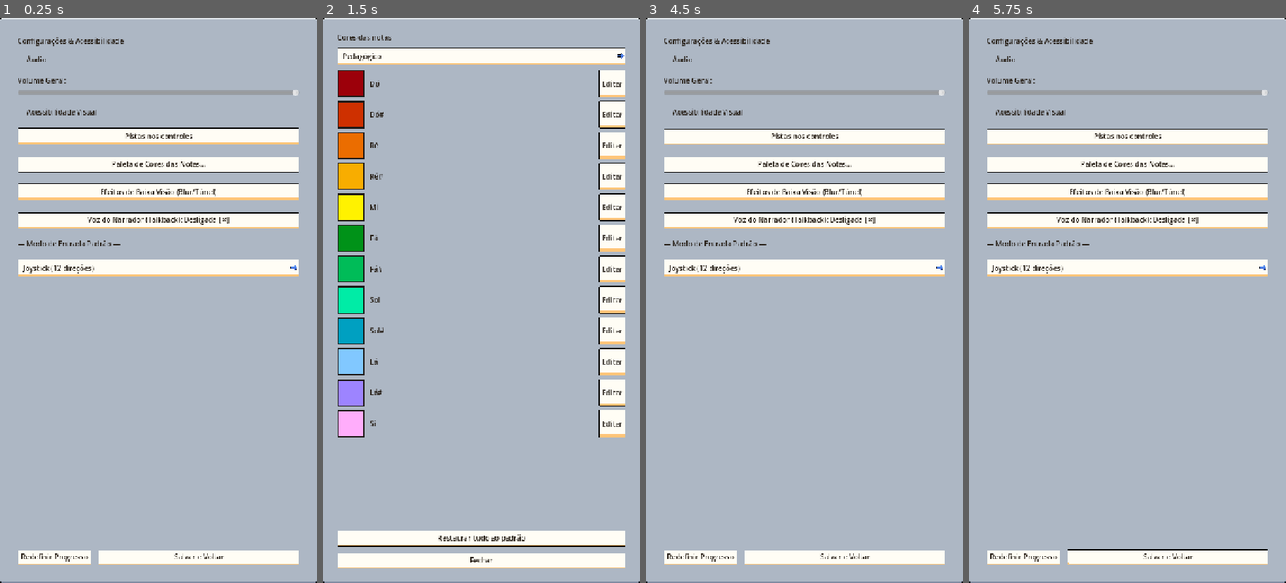
Above: before the commit, frames 1-4 (left to right).
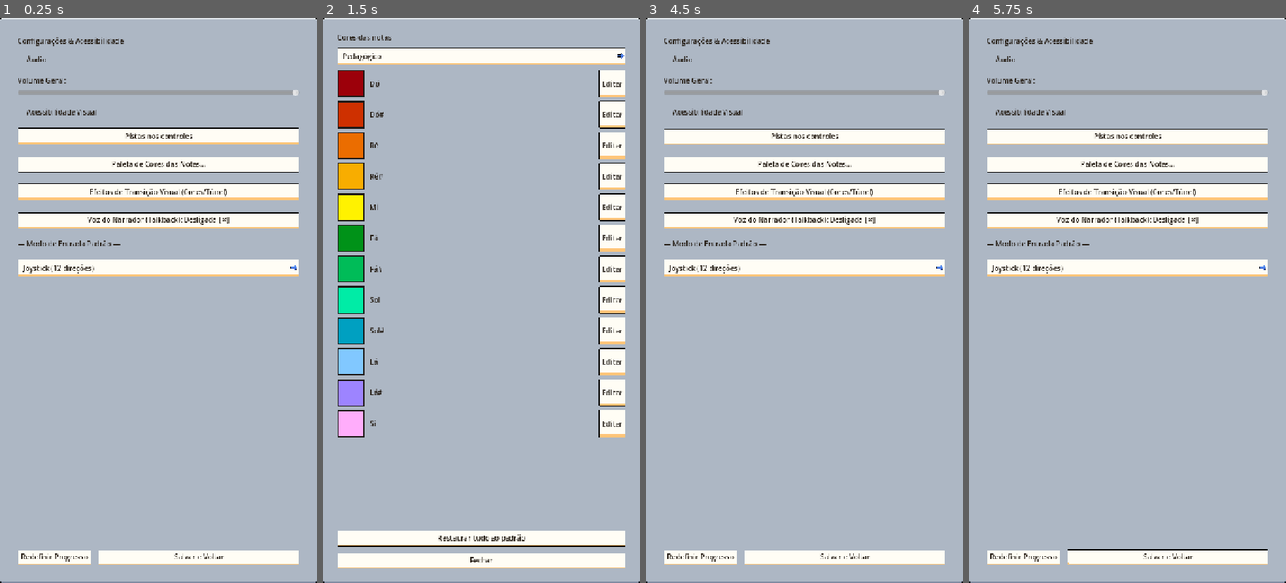
Above: after the commit, the same moments.

Repository: JDaniloC/BlindTuner
Game: Godot game, scene res://scenes/SettingsScreen.tscn
Same seed, same stepped clock (60 frames per second), same inputs: the game is played once before the commit and once after it. This scene is started directly instead of the project's main scene.
Inputs (mouse positions are in pixels of both pictures, inside the frame that each line leads up to):
- Up to frame 1 (0.25 s): no input
- Up to frame 2 (1.5 s): click "Pistas nos controles" at 0.5 s; click "Paleta de Cores das Notas..." at 1.25 s
- Up to frame 3 (4.5 s): click (804, 193) at 2 s, where only the run before the commit has a clickable "Efeitos de Baixa Visão (Blur/…"; click (804, 193) at 2.75 s, where only the run after the commit has a clickable "Efeitos de Transição Visual (…"; click "Joystick (12 direções)" at 3.5 s; click "Redefinir Progresso" at 4.25 s
- Up to frame 4 (5.75 s): click "Salvar e Voltar" at 5 s

The runs differ from the first frame. In frame 1, 0.3% of the frame differs, in the area x 28-72%, y 30-32%; in frame 2, nothing differs; in frame 3, 0.3%; in frame 4, 0.3%.

Commit message:
feat(ux): replace screen blur with progressive visual scaffolding removal and invisible floor
- Eliminate screen blur across all levels (vision_blur = 0.0)
- Implement progressive chromatic loss (desaturation 0.0 -> 1.0)
- Progressively remove visual scaffolding (beacon floor marker, listening wave guide, cane neon outlines)
- Remove floor visualization entirely in level 1.4 (show_floor = false)
- Advance NotePanel cue level to 3 (sound only) in level 1.4
- Update GUT tests in test_campaign_levels_1_3_and_1_4 (all 632 tests passing)

Diff:
--- a/godot/scripts/LevelCatalog.gd
+++ b/godot/scripts/LevelCatalog.gd
@@ -57,12 +57,13 @@
 			"quarto",
 			["Cs4", "D4", "D4", "D4", "Ds4", "D4"],
 			"piano",
-			0, # Pista 0: tudo visível
+			0, # Pista 0: tudo visível (nome, Hz e cor)
 			0, # Joystick
 			25.0,
 			"radio",
 			"Siga o som do rádio sobre a cômoda.",
-			0.0, 1.2, 0.0, 0.0
+			0.0, 1.2, 0.0, 0.0,
+			true, true, true
 		),
 
 		# 1.2 Quarto (Noite): A Canção de Ninar para ir dormir entre os obstáculos
@@ -80,7 +81,8 @@
 			30.0,
 			"music_box",
 			"Siga a suave canção de ninar perto da cama.",
-			0.8, 0.75, 0.35, 0.2
+			0.0, 0.95, 0.25, 0.35,
+			true, true, true
 		),
 
 		# 1.3 Banheiro: Passos com cautela e desvios
@@ -93,12 +95,13 @@
 			"banheiro",
 			["C4", "Cs4", "C4", "Cs4", "C4", "Cs4", "G4", "Cs4", "G4"],
 			"piano",
-			1, # Pista 1: freq + cor
+			2, # Pista 2: só cor (nomes e Hz somem)
 			0, # Joystick
 			35.0,
 			"drip",
 			"Siga o som da torneira pingando na pia.",
-			1.6, 0.60, 0.50, 0.4
+			0.0, 0.70, 0.55, 0.75,
+			true, false, false # Pistas visuais e contornos neon retirados
 		),
 
 		# 1.4 Sala de Estar: Caminho mais longo até a poltrona
@@ -111,12 +114,13 @@
 			"sala",
 			["C4", "Cs4", "C4", "G4", "Cs4", "C4", "Cs4", "C4", "G4", "Cs4", "Cs4", "G4", "G4", "G4"],
 			"piano",
-			2, # Pista 2: só cor (nomes e Hz somem)
+			3, # Pista 3: só som (sem pistas visuais no HUD)
 			1, # Piano Virtual
 			45.0,
 			"clock",
 			"Siga o tique-taque ritmado do relógio de pêndulo.",
-			2.4, 0.45, 0.65, 0.7
+			0.0, 0.40, 0.95, 1.0,
+			false, false, false # Sem chão e sem pistas visuais (pura percepção auditiva)
 		),
 	]
 
@@ -138,7 +142,10 @@
 	p_vision_blur: float = 0.0,
 	p_vision_vignette: float = 1.2,
 	p_vision_darkness: float = 0.0,
-	p_vision_desat: float = 0.0
+	p_vision_desat: float = 0.0,
+	p_show_floor: bool = true,
+	p_show_visual_cues: bool = true,
+	p_show_obstacle_outlines: bool = true
 ) -> Resource:
 	var lvl = LevelDataScript.new()
 	lvl.id = p_id
@@ -163,6 +170,9 @@
 	lvl.vision_vignette = p_vision_vignette
 	lvl.vision_darkness = p_vision_darkness
 	lvl.vision_desaturation = p_vision_desat
+	lvl.show_floor = p_show_floor
+	lvl.show_visual_cues = p_show_visual_cues
+	lvl.show_obstacle_outlines = p_show_obstacle_outlines
 	return lvl
 
 func by_id(p_id: String) -> Resource:
--- a/godot/scripts/LevelData.gd
+++ b/godot/scripts/LevelData.gd
@@ -27,6 +27,10 @@
 @export var vision_darkness: float = 0.0
 @export var vision_desaturation: float = 0.0
 
+@export var show_floor: bool = true
+@export var show_visual_cues: bool = true
+@export var show_obstacle_outlines: bool = true
+
 func is_valid() -> bool:
 	if id.is_empty() or title.is_empty() or map_id.is_empty():
 		return false
--- a/godot/scripts/Playground.gd
+++ b/godot/scripts/Playground.gd
@@ -32,6 +32,7 @@
 var _victory_modal: Control = null
 var _story_intro_modal: Control = null
 var _goal_beacon: Node2D = null
+var _goal_diamond_marker: Polygon2D = null
 var _vision_overlay: CanvasLayer = null
 
 @onready var _character: Node2D = $Character
@@ -205,6 +206,7 @@
 		if not beacon_s.is_empty():
 			_goal_beacon.setup(beacon_s)
 			_goal_beacon.start()
+	_apply_level_visual_cues(preset)
 	_character.reset()
 	_character.grid_position = map.start_grid
 	_character.blocked_tiles = _wall_tiles
@@ -213,6 +215,16 @@
 	if start_conductor:
 		_conductor.start()
 	_hud.set_progress(0, preset.notes.size())
+
+func _apply_level_visual_cues(preset: Resource) -> void:
+	if preset == null:
+		return
+	var show_fl: bool = bool(preset.get("show_floor")) if preset.get("show_floor") != null else true
+	_floor_node.visible = show_fl
+
+	var show_cues: bool = bool(preset.get("show_visual_cues")) if preset.get("show_visual_cues") != null else true
+	if _goal_diamond_marker != null and is_instance_valid(_goal_diamond_marker):
+		_goal_diamond_marker.visible = show_cues
 
 func _apply_input_mode() -> void:
 	var joystick_active := InputModeSettings.mode == InputModeSettings.Mode.JOYSTICK
@@ -455,8 +467,11 @@
 		_spawn_banheiro_furniture()
 	elif _current_map_id == "sala":
 		_spawn_sala_furniture()
+	if _conductor._preset != null:
+		_apply_level_visual_cues(_conductor._preset)
 
 func _clear_room() -> void:
+	_goal_diamond_marker = null
 	for n in [_floor_node, _walls_node, _goal_node]:
 		for c in n.get_children():
 			c.queue_free()
@@ -675,6 +690,7 @@
 	poly.position = center
 	poly.z_index = int(center.y) - 2
 	_goal_node.add_child(poly)
+	_goal_diamond_marker = poly
 	var tw := poly.create_tween().set_loops()
 	tw.tween_property(poly, "modulate:a", 0.5, 1.0)
 	tw.tween_property(poly, "modulate:a", 1.0, 1.0)
@@ -781,7 +797,11 @@
 	var ripple = TactileRippleScript.new()
 	ripple.position = world_pos
 	add_child(ripple)
-	_highlight_nearby_obstacles(grid_pos, 3)
+	var show_outlines: bool = true
+	if _conductor != null and _conductor._preset != null and _conductor._preset.get("show_obstacle_outlines") != null:
+		show_outlines = bool(_conductor._preset.get("show_obstacle_outlines"))
+	if show_outlines:
+		_highlight_nearby_obstacles(grid_pos, 3)
 
 func _highlight_nearby_obstacles(center_grid: Vector2i, radius: int) -> void:
 	for tile in _wall_tiles.keys():
@@ -813,9 +833,13 @@
 		_goal_beacon.pulse_now()
 	var map = MapPresets.by_id(_current_map_id)
 	var goal_world: Vector2 = _character.grid_to_world(map.goal_grid) if map != null else (_goal_beacon.position if _goal_beacon != null else world_pos)
-	var guide = AcousticFocusGuideScript.new()
-	guide.setup(goal_world, world_pos)
-	add_child(guide)
+	var show_cues: bool = true
+	if _conductor != null and _conductor._preset != null and _conductor._preset.get("show_visual_cues") != null:
+		show_cues = bool(_conductor._preset.get("show_visual_cues"))
+	if show_cues:
+		var guide = AcousticFocusGuideScript.new()
+		guide.setup(goal_world, world_pos)
+		add_child(guide)
 	if _conductor != null and _conductor._timer != null and not _conductor._timer.is_stopped() and not _conductor._timer.paused:
 		_conductor._timer.paused = true
 		get_tree().create_timer(2.5).timeout.connect(func():
--- a/godot/scripts/SettingsScreen.gd
+++ b/godot/scripts/SettingsScreen.gd
@@ -82,7 +82,7 @@
 
 	var vision_toggle := Button.new()
 	vision_toggle.toggle_mode = true
-	vision_toggle.text = "Efeitos de Baixa Visão (Blur/Túnel)"
+	vision_toggle.text = "Efeitos de Transição Visual (Cores/Túnel)"
 	vision_toggle.button_pressed = CueSettings.vision_effects_enabled
 	vision_toggle.toggled.connect(func(pressed: bool): CueSettings.set_vision_effects_enabled(pressed))
 	content.add_child(vision_toggle)
--- a/godot/tests/test_campaign_levels_1_3_and_1_4.gd
+++ b/godot/tests/test_campaign_levels_1_3_and_1_4.gd
@@ -9,8 +9,11 @@
 	assert_eq(lvl.level_number, 3)
 	assert_eq(lvl.map_id, "banheiro")
 	assert_eq(lvl.beacon_sound_id, "drip")
-	assert_gt(lvl.vision_blur, 1.0)
-	assert_lt(lvl.vision_vignette, 0.7)
+	assert_eq(lvl.vision_blur, 0.0, "Nível 1.3 não deve usar borrão artificial")
+	assert_gt(lvl.vision_desaturation, 0.5, "Nível 1.3 deve ter desaturação cromática avançada")
+	assert_lt(lvl.vision_vignette, 0.8)
+	assert_false(lvl.show_visual_cues, "Nível 1.3 não deve ter pistas visuais do mundo")
+	assert_false(lvl.show_obstacle_outlines, "Nível 1.3 não deve ter contornos neon na bengala")
 	assert_false(lvl.beacon_hint.is_empty())
 
 func test_level_1_3_path_reaches_goal_without_collision():
@@ -40,8 +43,11 @@
 	assert_eq(lvl.level_number, 4)
 	assert_eq(lvl.map_id, "sala")
 	assert_eq(lvl.beacon_sound_id, "clock")
-	assert_gt(lvl.vision_blur, 2.0)
+	assert_eq(lvl.vision_blur, 0.0, "Nível 1.4 não deve usar borrão artificial")
+	assert_eq(lvl.vision_desaturation, 1.0, "Nível 1.4 deve ser 100% monocromático")
 	assert_lt(lvl.vision_vignette, 0.5)
+	assert_false(lvl.show_floor, "Nível 1.4 não deve ter visualização do chão")
+	assert_eq(lvl.default_cue_level, 3, "Nível 1.4 deve operar na pista 3 (só som)")
 	assert_false(lvl.beacon_hint.is_empty())
 
 func test_level_1_4_path_reaches_goal_without_collision():
@@ -97,11 +103,13 @@
 			has_mat = true
 			break
 	assert_true(has_mat, "Tapete de banheiro deve ser spawnado no piso")
+	assert_true(pg._floor_node.visible, "Chão deve estar visível no nível 1.3")
+	assert_false(pg._goal_diamond_marker.visible, "Marcador de chão do objetivo deve estar invisível no nível 1.3")
 
 func test_playground_loads_sala_with_furniture_and_clock():
 	var pg = PlaygroundScene.instantiate()
 	add_child_autofree(pg)
-	pg._begin_preset("ch1_sala_poltrona", 2, 1, false)
+	pg._begin_preset("ch1_sala_poltrona", 3, 1, false)
 	assert_eq(pg._current_map_id, "sala")
 	assert_not_null(pg._goal_beacon)
 	assert_eq(pg._goal_beacon.beacon_type, "clock")
@@ -135,3 +143,5 @@
 			has_rug = true
 			break
 	assert_true(has_rug, "Tapete dobrado deve ser spawnado no piso da sala")
+	assert_false(pg._floor_node.visible, "Visualização do chão deve estar desligada no nível 1.4")
+	assert_false(pg._goal_diamond_marker.visible, "Marcador de chão do objetivo deve estar invisível no nível 1.4")
